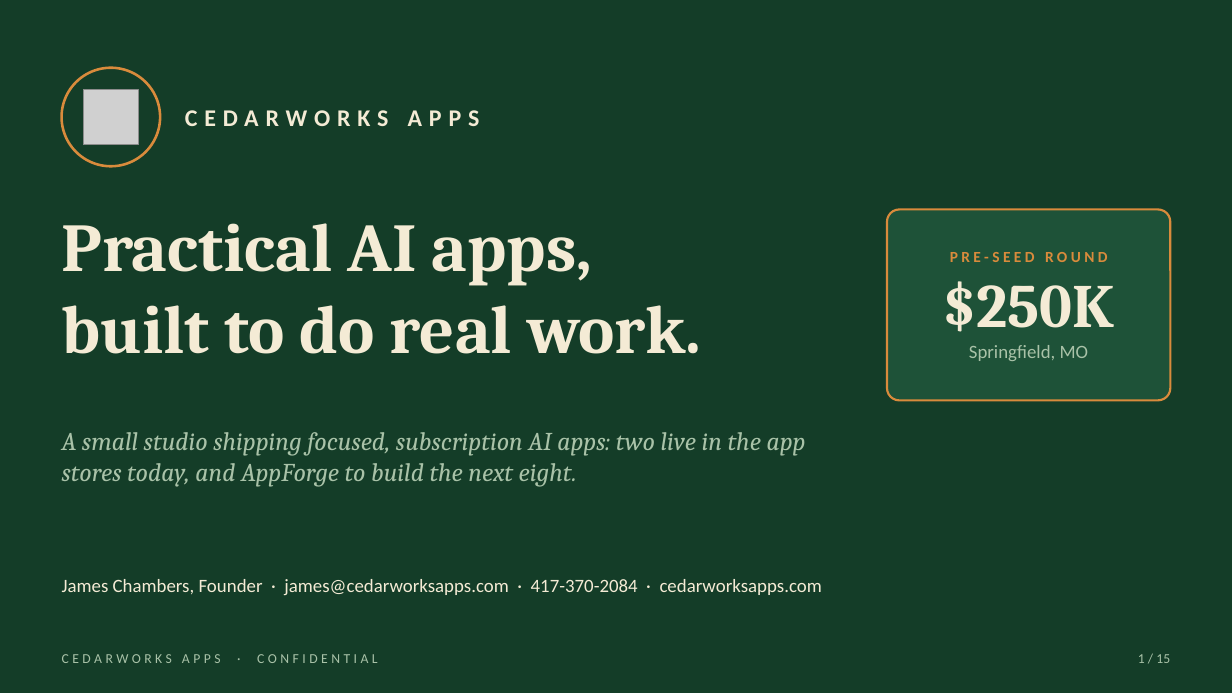
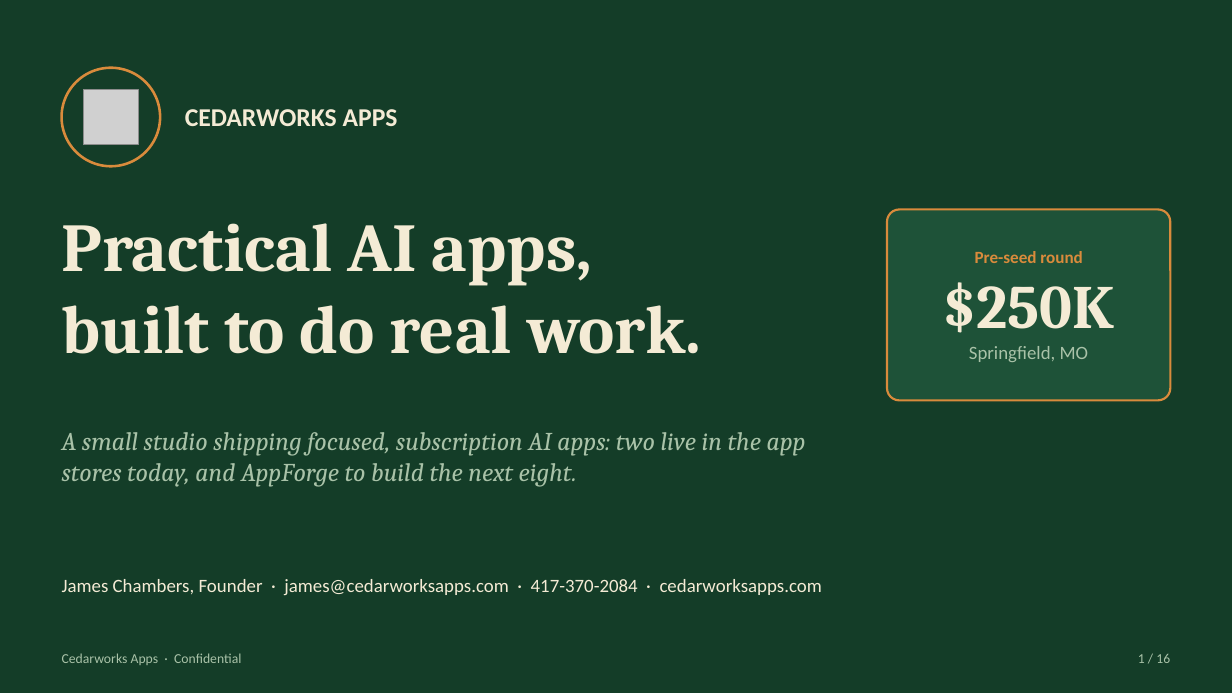
Before and after one commit to Pastorai1/Cedarworksapps, a slide deck: slide 1 of pitch-deck/Cedarworks-Apps-Pitch-Deck.pptx. Drawn at 1232x693 pixels with LibreOffice and Linux fonts; fonts in the diff are those of the drawing; grey boxes stand for pictures. Boxes give left, top, right and bottom in pixels: in the first picture for what was removed or moved away, otherwise in the second. Text is boxed around its words. In the diff, an @@ line names an element or a change of style, - is before the commit and + after.

```diff
--- a/pitch-deck/Cedarworks-Apps-Pitch-Deck.pptx
+++ b/pitch-deck/Cedarworks-Apps-Pitch-Deck.pptx
@@ text "CEDARWORKS APPS" at [185,109,398,126]: size 14 to 15 pt, letter spacing 4 to 0 pt @@
@@ text at [975,251,1082,263]: text changed; size 9 to 10 pt @@
-PRE-SEED ROUND
+Pre-seed round
@@ text at [62,653,241,665]: text changed @@
-CEDARWORKS APPS · CONFIDENTIAL
+Cedarworks Apps · Confidential
@@ text at [1138,654,1170,663]: text changed @@
-1 / 15
+1 / 16
```
Also in this commit, not shown: 11 other slides changed, 4 slides added, 3 slides removed, 3 other files.
